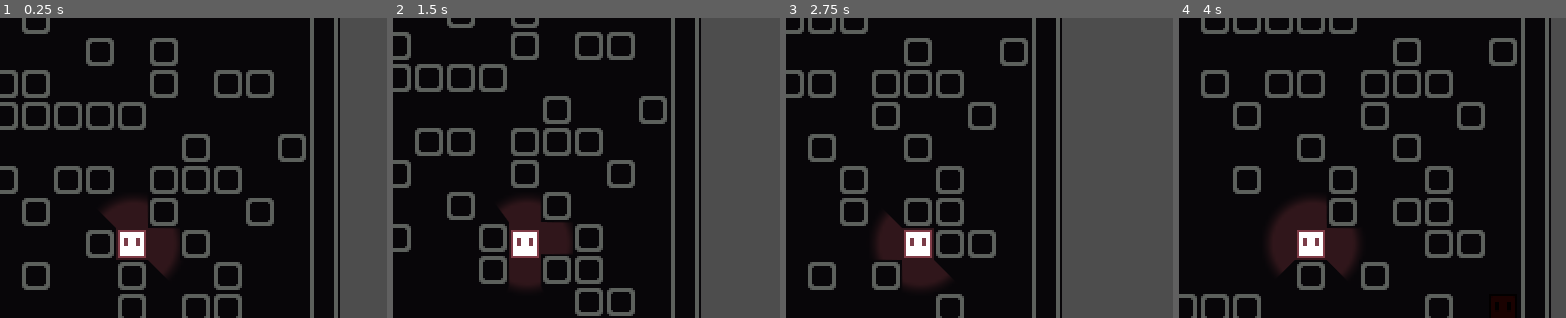
Above: before the commit, frames 1-4 (left to right).
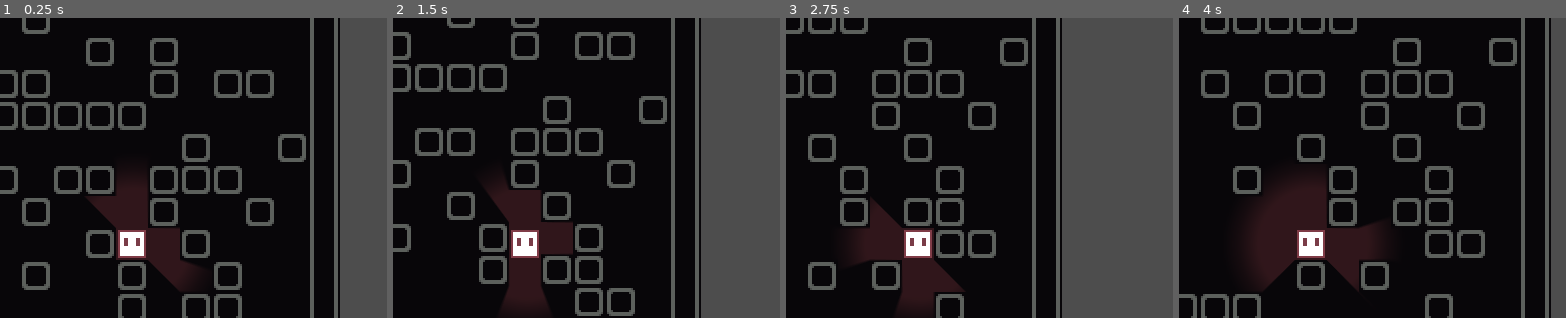
Above: after the commit, the same moments.

Repository: Tyler4Jacobson/JUNE26-GAME-JAM
Game: Godot game, scene res://scenes/game.tscn
The game is run twice, just before and just after one commit, with the same random seed, the same clock (stepped at 60 frames per second) and the same inputs.
Inputs:
- Up to frame 1 (0.25 s): no input
- Up to frame 2 (1.5 s): tap Enter (ui_accept) at 0.5, 1.35 s; hold Right (ui_right) 0.53-1.28 s; hold Enter (ui_accept) 0.53-1.28 s; hold Down (ui_down) from 1.28 s (still down)
- Up to frame 3 (2.75 s): tap Enter (ui_accept) at 1.52, 1.82, 2 s; release Down (ui_down) at 2.03 s; hold Right (ui_right) from 2.03 s (still down); hold Enter (ui_accept) from 2.03 s (still down)
- Up to frame 4 (4 s): release Right (ui_right) at 2.78 s; release Enter (ui_accept) at 2.78 s; hold Up (ui_up) 2.78-3.53 s; tap Enter (ui_accept) at 2.85, 3.02, 3.32, 3.5 s; hold Left (ui_left) from 3.53 s (still down); hold Enter (ui_accept) from 3.53 s (still down)
The pictures show only the part of the screen within x 35-85%, y 12-62%; the shares and areas given below are measured in that part.

The runs differ from the first frame. In frame 1, 1.3% of the frame differs, in the area x 22-51%, y 53-91%; in frame 2, 1.2%; in frame 3, 1.6%; in frame 4, 3.3%, in the area x 17-52%, y 53-91%.

Commit message:
better stun

Diff:
--- a/scenes/enemy.tscn
+++ b/scenes/enemy.tscn
@@ -3,6 +3,9 @@
 [ext_resource type="Script" uid="uid://blb6jq8f166yr" path="res://scripts/enemy.gd" id="1_md0e3"]
 [ext_resource type="Texture2D" uid="uid://crn6h17ms0vra" path="res://assets/player_art.png" id="2_4ra3w"]
 [ext_resource type="PackedScene" uid="uid://c8hn8cc7iwage" path="res://scenes/killzone.tscn" id="3_4ra3w"]
+
+[sub_resource type="CanvasItemMaterial" id="CanvasItemMaterial_4ra3w"]
+light_mode = 2
 
 [sub_resource type="Gradient" id="Gradient_g2els"]
 offsets = PackedFloat32Array(0, 0.23728813, 0.44067797)
@@ -27,6 +30,7 @@
 [node name="Sprite2D" type="Sprite2D" parent="." unique_id=897099604]
 modulate = Color(1, 0.06666667, 0.043137256, 1)
 texture_filter = 1
+material = SubResource("CanvasItemMaterial_4ra3w")
 texture = ExtResource("2_4ra3w")
 
 [node name="PointLight2D" type="PointLight2D" parent="Sprite2D" unique_id=2080079418]
--- a/scenes/player.tscn
+++ b/scenes/player.tscn
@@ -4,7 +4,7 @@
 [ext_resource type="Script" uid="uid://cu3b5xwm1ic26" path="res://scripts/player.gd" id="1_s027a"]
 
 [sub_resource type="Gradient" id="Gradient_g2els"]
-offsets = PackedFloat32Array(0.30526316, 0.3533654, 0.39473686)
+offsets = PackedFloat32Array(0.41558442, 0.5670996, 0.6839827)
 colors = PackedColorArray(1, 1, 1, 1, 0.33894232, 0.33894232, 0.33894232, 1, 0, 0, 0, 1)
 
 [sub_resource type="GradientTexture2D" id="GradientTexture2D_qhqgy"]
@@ -13,7 +13,7 @@
 fill_from = Vector2(0.5121528, 0.4982639)
 
 [sub_resource type="CircleShape2D" id="CircleShape2D_g2els"]
-radius = 62.072536
+radius = 97.25225
 
 [node name="player" type="CharacterBody2D" unique_id=956896073]
 self_modulate = Color(0.44755095, 0.44755095, 0.44755095, 1)
--- a/scripts/enemy.gd
+++ b/scripts/enemy.gd
@@ -55,6 +55,7 @@
 
 # Move enemy one step toward player along AStar Path
 func move() -> void:
+	sprite_2d.modulate = Color(1, 0.06, 0.04, 1)
 	if player == null or astar_grid == null or tile_map == null:
 		return
 
@@ -109,3 +110,4 @@
 
 func apply_stun(duration: float) -> void:
 	stun_timer = max(stun_timer, duration)
+	sprite_2d.modulate = Color(0, 0, 1, 1)
--- a/scripts/player.gd
+++ b/scripts/player.gd
@@ -28,7 +28,7 @@
 			var query = PhysicsRayQueryParameters2D.create(global_position, target.global_position)
 			query.exclude = [self.get_rid()]
 			var result = space_state.intersect_ray(query)
-			if target.has_method("apply_stun") and result.collider == target:
+			if target.has_method("apply_stun"): # and result.collider == target:
 				target.apply_stun(2.0)
 	elif Input.is_action_just_released("ui_accept"): #Input.is_action_just_released("ui_up") or Input.is_action_just_released("ui_down") or Input.is_action_just_released("ui_left") or Input.is_action_just_released("ui_right"):
 		update_light(false)
